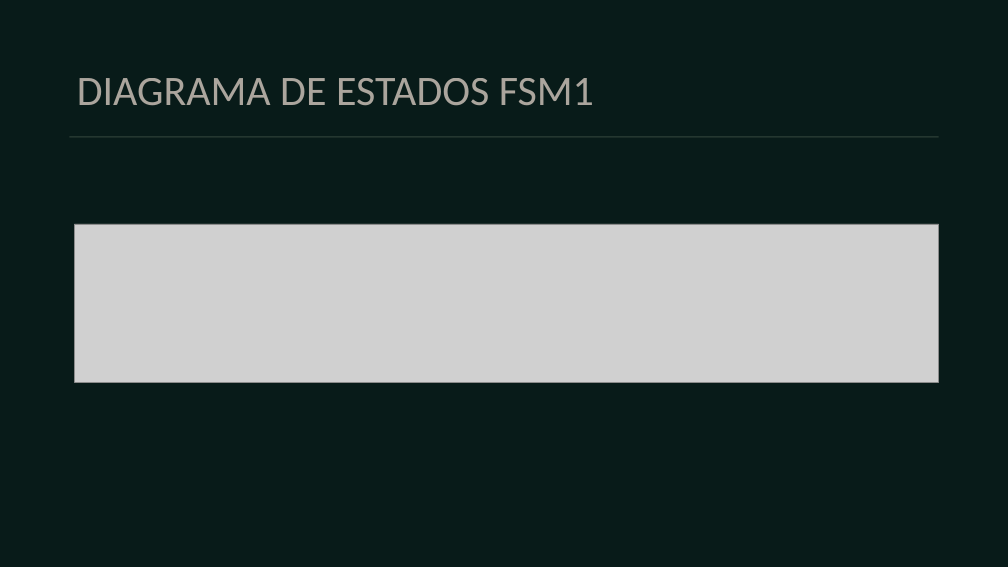
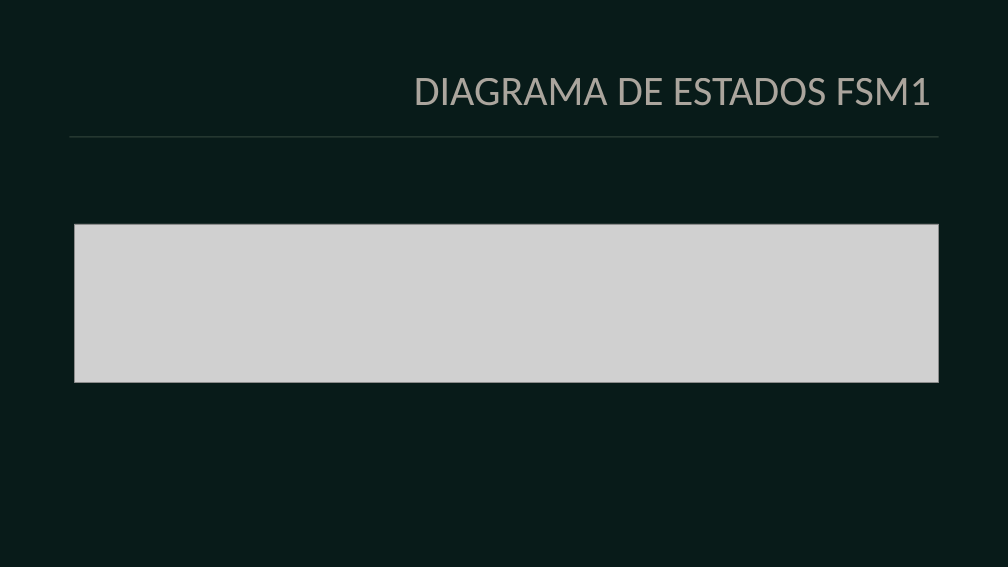
Before and after one commit to GAFong/LABORATORIOS, a slide deck: slide 5 of PROYECTO FSM/Seguro y Alarma de un Automóvil Presentacion.pptx. Drawn at 1008x567 pixels with LibreOffice and Linux fonts; fonts in the diff are those of the drawing; grey boxes stand for pictures. Boxes give left, top, right and bottom in pixels: in the first picture for what was removed or moved away, otherwise in the second. Text is boxed around its words. In the diff, an @@ line names an element or a change of style, - is before the commit and + after.

```diff
--- a/PROYECTO FSM/Seguro y Alarma de un Automóvil Presentacion.pptx
+++ b/PROYECTO FSM/Seguro y Alarma de un Automóvil Presentacion.pptx
@@ title "DIAGRAMA DE ESTADOS FSM1" at bbox=[414, 78, 931, 106]: alignment left to right @@
```
Also in this commit, not shown: 5 other slides changed, 1 slide added, 27 other files.
